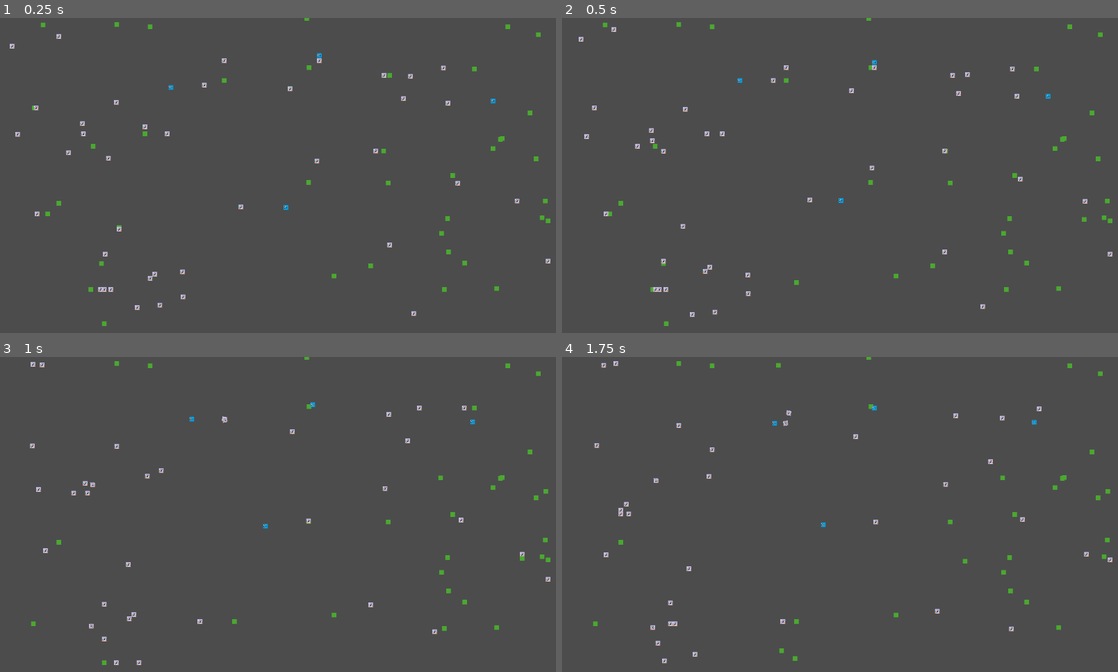
Above: before the commit, frames 1-4 (two rows, left to right).
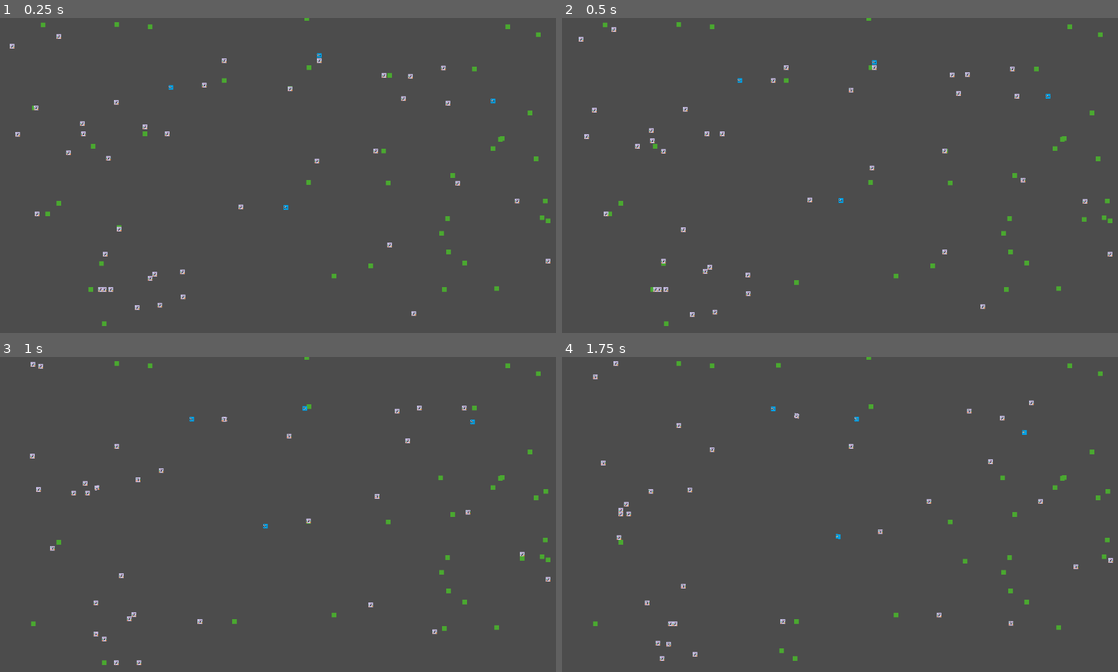
Above: after the commit, the same moments.

Repository: Unrimah/petri_cup
Game: Godot game, scene res://Node2D.tscn
Same seed, same stepped clock (60 frames per second), same inputs: the game is played once before the commit and once after it.
Inputs:
- Up to frame 1 (0.25 s): no input
- Up to frame 2 (0.5 s): no input
- Up to frame 3 (1 s): no input
- Up to frame 4 (1.75 s): no input

Frame 1 is identical in both runs. In frame 2, less than 0.1% of the frame differs, in the area x 5-84%, y 17-68%; in frame 3, 0.4%; in frame 4, 0.7%, in the area x 5-100%, y 1-98%.

Commit message:
Changed time to independent, also changed animal_walk()

Diff:
--- a/Animal.gd
+++ b/Animal.gd
@@ -2,11 +2,15 @@
 
 var X_RES
 var Y_RES
+var FPS
 
 var MAX_HEALTH
 var BASE_HEALTH
 var FUCKING_HEALTH
 var HUNGRY_HEALTH
+var SPEED_RUN
+var SPEED_WALK
+var SPEED_CRAWL
 var SEARCH_RANGE
 var EATING_DISTANCE
 var COPULATING_DISTANCE
@@ -27,6 +31,7 @@
 var health
 var copulation_timer
 var life_timer
+var walk_position
 
 func _init_animal():
 	pass
@@ -39,18 +44,25 @@
 	life_timer = LIFE_PERIOD
 	X_RES = get_node("..").X_RES
 	Y_RES = get_node("..").Y_RES
+	FPS = get_node("..").FPS
 
 # Called every frame. 'delta' is the elapsed time since the previous frame.
 func _process(delta):
 	match select_action():
 		ACT.WALK:
-			animal_walk()
+			animal_walk(delta)
 		ACT.COPULATE:
-			animal_to_fuck()
+			flush_walk_position()
+			animal_to_fuck(delta)
+		ACT.TO_EAT:
+			flush_walk_position()
+			animal_to_eat(delta)
 		ACT.DIE:
+			flush_walk_position()
 			animal_die()
-		ACT.TO_EAT:
-			animal_to_eat()
+
+func flush_walk_position():
+	walk_position = Vector2(0, 0)
 
 func select_action():
 	life_timer -= 1
@@ -68,7 +80,7 @@
 	return ACT.TO_EAT
 
 
-func animal_to_eat():
+func animal_to_eat(delta):
 	var food_list = get_tree().get_nodes_in_group(FOOD_GROUP)#Groups of food
 	var distance = SEARCH_RANGE
 	var direction
@@ -79,23 +91,24 @@
 			distance = food_distance
 			TARGET = food
 	if distance == SEARCH_RANGE:
-		direction = Vector2(2*(randi() % 2)-1,2*(randi() % 2)-1)
-	else:
-		direction = Vector2(0,0)
-		if (self.position.x < TARGET.position.x) and (self.position.x < X_RES):
-			direction.x = 1
-		if (self.position.y < TARGET.position.y) and (self.position.y < Y_RES):
-			direction.y = 1
-		if (self.position.x > TARGET.position.x) and (self.position.x >= 0):
-			direction.x = -1
-		if (self.position.y > TARGET.position.y) and (self.position.y >= 0):
-			direction.y = -1
+		animal_walk(delta)
+		return
 	if distance < EATING_DISTANCE:
 		animal_eat(TARGET)
-	else:
-		global_translate(direction)
+		return
+	direction = Vector2(0,0)
+	if (self.position.x < TARGET.position.x) and (self.position.x < X_RES):
+		direction.x = 1
+	if (self.position.y < TARGET.position.y) and (self.position.y < Y_RES):
+		direction.y = 1
+	if (self.position.x > TARGET.position.x) and (self.position.x >= 0):
+		direction.x = -1
+	if (self.position.y > TARGET.position.y) and (self.position.y >= 0):
+		direction.y = -1
+	direction *= SPEED_RUN * delta
+	global_translate(direction)
 
-func animal_to_fuck():
+func animal_to_fuck(delta):
 	var animals_list = get_tree().get_nodes_in_group(SELF_GROUP)
 	var distance = SEARCH_RANGE
 	var direction
@@ -113,24 +126,42 @@
 			distance = animal_distance
 			TARGET = animal
 	if (distance == SEARCH_RANGE) or (animals_in_range >= POPULATION_LIMIT):
-		direction = Vector2(2*(randi() % 2)-1,2*(randi() % 2)-1)
-	else:
-		direction = Vector2(0,0)
-		if (self.position.x < TARGET.position.x) and (self.position.x < X_RES):
-			direction.x = 1
-		if (self.position.y < TARGET.position.y) and (self.position.y < Y_RES):
-			direction.y = 1
-		if (self.position.x > TARGET.position.x) and (self.position.x >= 0):
-			direction.x = -1
-		if (self.position.y > TARGET.position.y) and (self.position.y >= 0):
-			direction.y = -1
+		animal_walk(delta)
+		return
 	if (animals_in_range < POPULATION_LIMIT) and (distance < COPULATING_DISTANCE):
 		animal_copulate(TARGET)
-	else:
-		global_translate(direction)
+		return
+	direction = Vector2(0,0)
+	if (self.position.x < TARGET.position.x) and (self.position.x < X_RES):
+		direction.x = 1
+	if (self.position.y < TARGET.position.y) and (self.position.y < Y_RES):
+		direction.y = 1
+	if (self.position.x > TARGET.position.x) and (self.position.x >= 0):
+		direction.x = -1
+	if (self.position.y > TARGET.position.y) and (self.position.y >= 0):
+		direction.y = -1
+	direction *= SPEED_RUN * delta
+	global_translate(direction)
 
-func animal_walk():
-	var direction = Vector2(2*(randi() % 2)-1,2*(randi() % 2)-1)
+func animal_walk(delta):
+	if (self.position.distance_to(walk_position) < 2):
+		flush_walk_position()
+	if (walk_position == Vector2(0, 0)):
+		var walk_direction = randi() % 360
+		var walk_distance = randi() % SEARCH_RANGE
+		var X = walk_distance * sin(walk_direction) + self.position.x
+		var Y = walk_distance * cos(walk_direction) + self.position.y
+		walk_position = Vector2(X, Y)
+	var direction = Vector2(0,0)
+	if (self.position.x < walk_position.x) and (self.position.x < X_RES):
+		direction.x = 1
+	if (self.position.y < walk_position.y) and (self.position.y < Y_RES):
+		direction.y = 1
+	if (self.position.x > walk_position.x) and (self.position.x >= 0):
+		direction.x = -1
+	if (self.position.y > walk_position.y) and (self.position.y >= 0):
+		direction.y = -1
+	direction *= SPEED_WALK * delta
 	global_translate(direction)
 
 func animal_eat(food):
--- a/Node2D.gd
+++ b/Node2D.gd
@@ -2,11 +2,13 @@
 
 const X_RES = 1200
 const Y_RES = 680
+const FPS = 60
+
+const GRASS_DELAY = 10
 
 const NUM_GRASS = 40
 const NUM_RABBITS = 40
 const NUM_WOLVES = 4
-const GRASS_DELAY = 10
 
 var grass_scene = preload("res://Grass1.tscn")
 var rabbit_scene = preload("res://Rabbit1.tscn")
--- a/Rabbit1.tscn
+++ b/Rabbit1.tscn
@@ -13,6 +13,9 @@
 	BASE_HEALTH = MAX_HEALTH / 2
 	FUCKING_HEALTH = 500
 	HUNGRY_HEALTH = 300
+	SPEED_RUN = 60
+	SPEED_WALK = 30
+	SPEED_CRAWL = 10
 	SEARCH_RANGE = 300
 	EATING_DISTANCE = 1
 	COPULATING_DISTANCE = 10
--- a/Wolf1.tscn
+++ b/Wolf1.tscn
@@ -13,6 +13,9 @@
 	BASE_HEALTH = MAX_HEALTH / 2
 	FUCKING_HEALTH = 900
 	HUNGRY_HEALTH = 500
+	SPEED_RUN = 60
+	SPEED_WALK = 30
+	SPEED_CRAWL = 10
 	SEARCH_RANGE = 400
 	EATING_DISTANCE = 10
 	COPULATING_DISTANCE = 10
